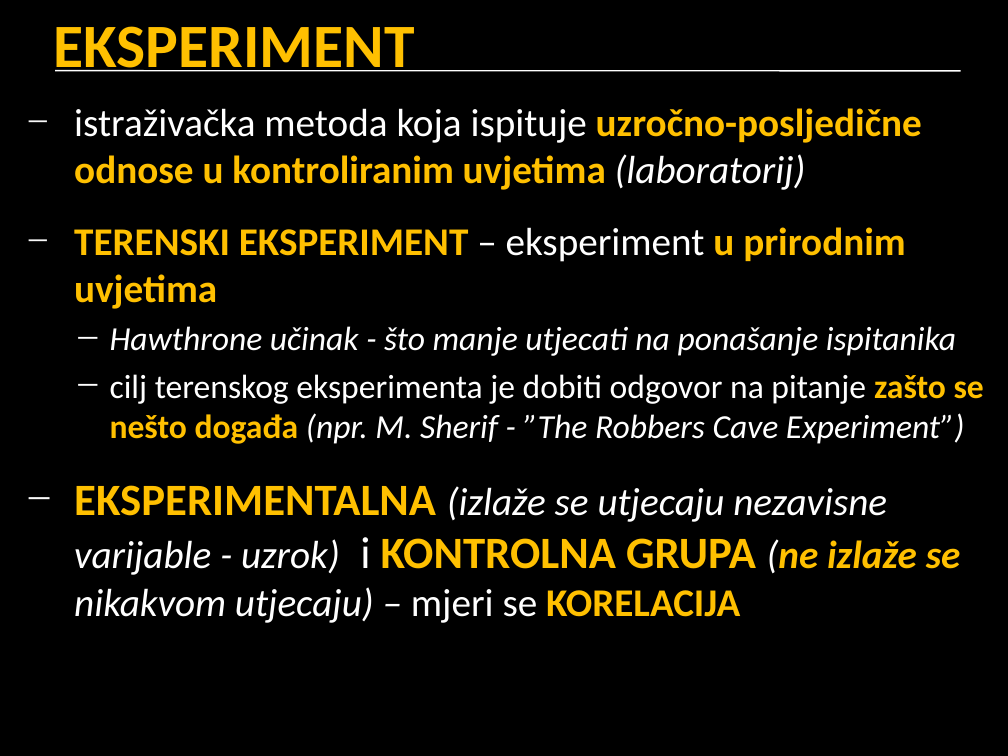
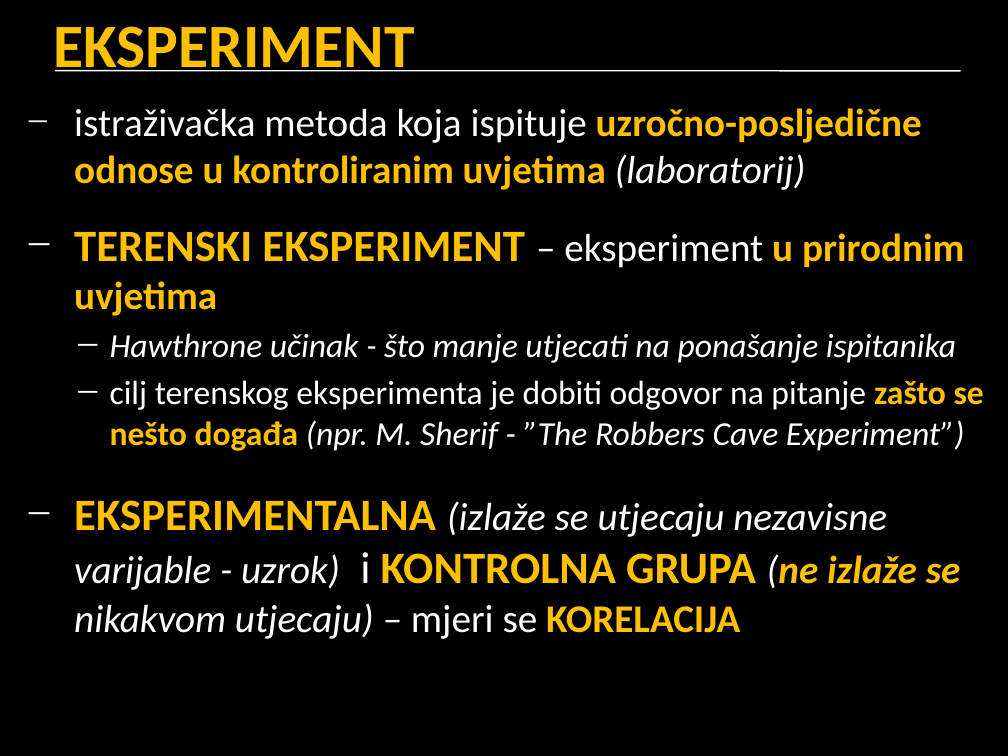
Before and after one commit to cornx/print, a slide deck: slide 28 of data/prezentacije/sociologija/002_metode_istrazivanja.pptx (slide 42 before the commit). Drawn at 1008x756 pixels with LibreOffice and Linux fonts; fonts in the diff are those of the drawing. Boxes give left, top, right and bottom in pixels: in the first picture for what was removed or moved away, otherwise in the second. Text is boxed around its words. In the diff, an @@ line names an element or a change of style, - is before the commit and + after.

```diff
--- a/data/prezentacije/sociologija/002_metode_istrazivanja.pptx
+++ b/data/prezentacije/sociologija/002_metode_istrazivanja.pptx
@@ text at [74,231,965,639]: size 28 to 32 pt in "TERENSKI EKSPERIMENT"; more space between paragraphs @@
```
Also in this commit, not shown: 12 other slides changed.
